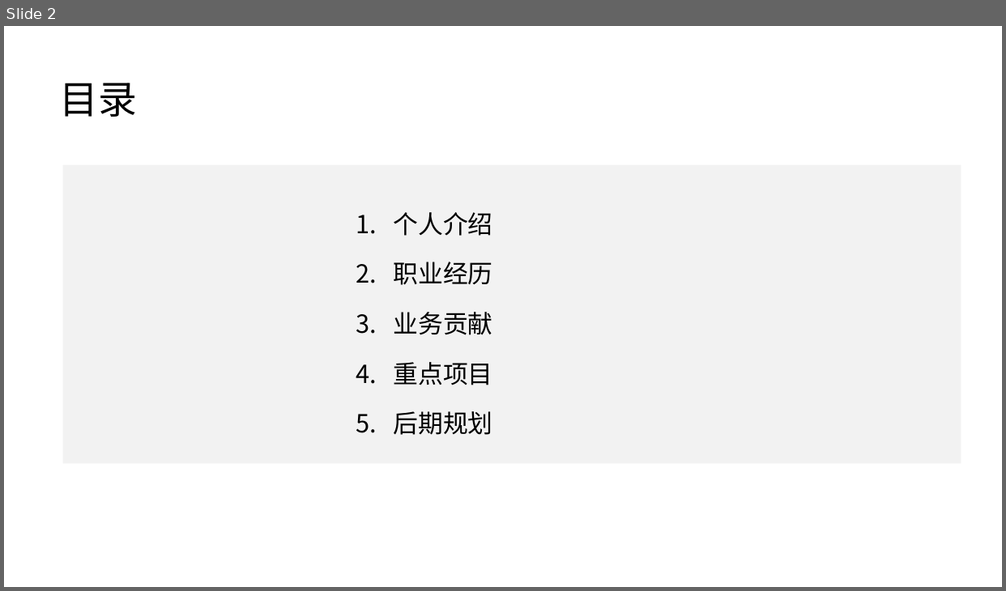
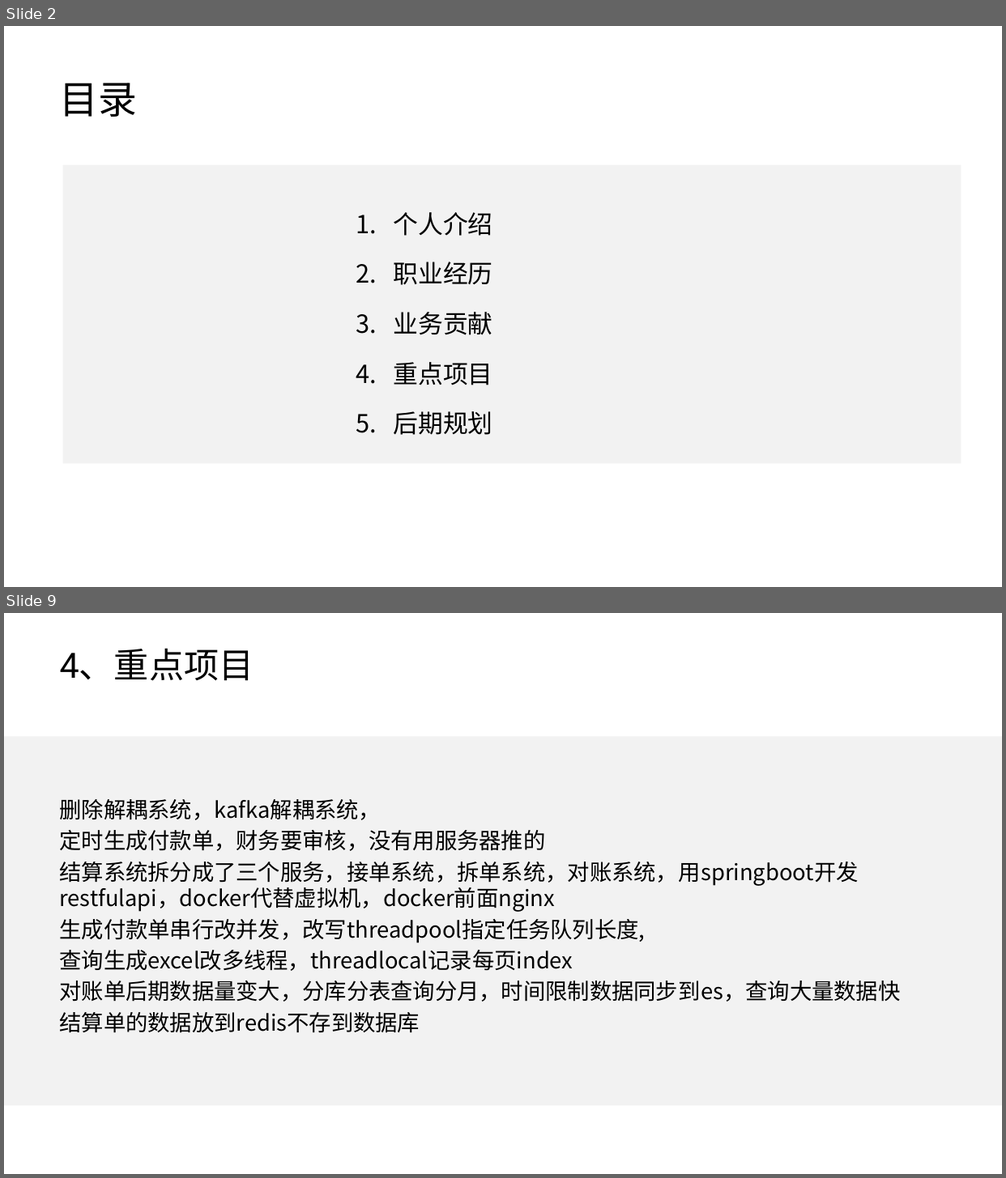
Before and after one commit to wl1990/disuser_wr, a slide deck: src/doc/职级评审_商城技术部.pptx. Shown one above the other, each under a label of ours: slide 2 before the commit, slides 2 and 9 after it; the slides between them are not shown. The pictures are 1006x591 and 1006x1178 pixels, drawn with LibreOffice and Linux fonts; fonts in the diff are those of the drawing; background and template pictures are left out. Boxes give left, top, right and bottom in pixels: in the first picture for what was removed or moved away, otherwise in the second. Text is boxed around its words. In the diff, an @@ line names an element or a change of style, - is before the commit and + after.

```diff
--- a/src/doc/职级评审_商城技术部.pptx
+++ b/src/doc/职级评审_商城技术部.pptx
@@ slide 9 added at box(4, 613, 1002, 1174), background #FFFFFF @@
@@ title added at box(60, 648, 254, 681), 25.2 pt, text #000000 @@
+4、重点项目
@@ rectangle added at box(4, 737, 1002, 1106), fill #F2F2F2 @@
@@ text added at box(59, 799, 900, 1033), 16 pt, text #000000 @@
+删除解耦系统，kafka解耦系统，
+定时生成付款单，财务要审核，没有用服务器推的
+结算系统拆分成了三个服务，接单系统，拆单系统，对账系统，用springboot开发restfulapi，docker代替虚拟机，docker前面nginx
+生成付款单串行改并发，改写threadpool指定任务队列长度,
+查询生成excel改多线程，threadlocal记录每页index
+对账单后期数据量变大，分库分表查询分月，时间限制数据同步到es，查询大量数据快
+结算单的数据放到redis不存到数据库
```
Also in this commit, not shown: 6 slides changed, 1 other slide added.
